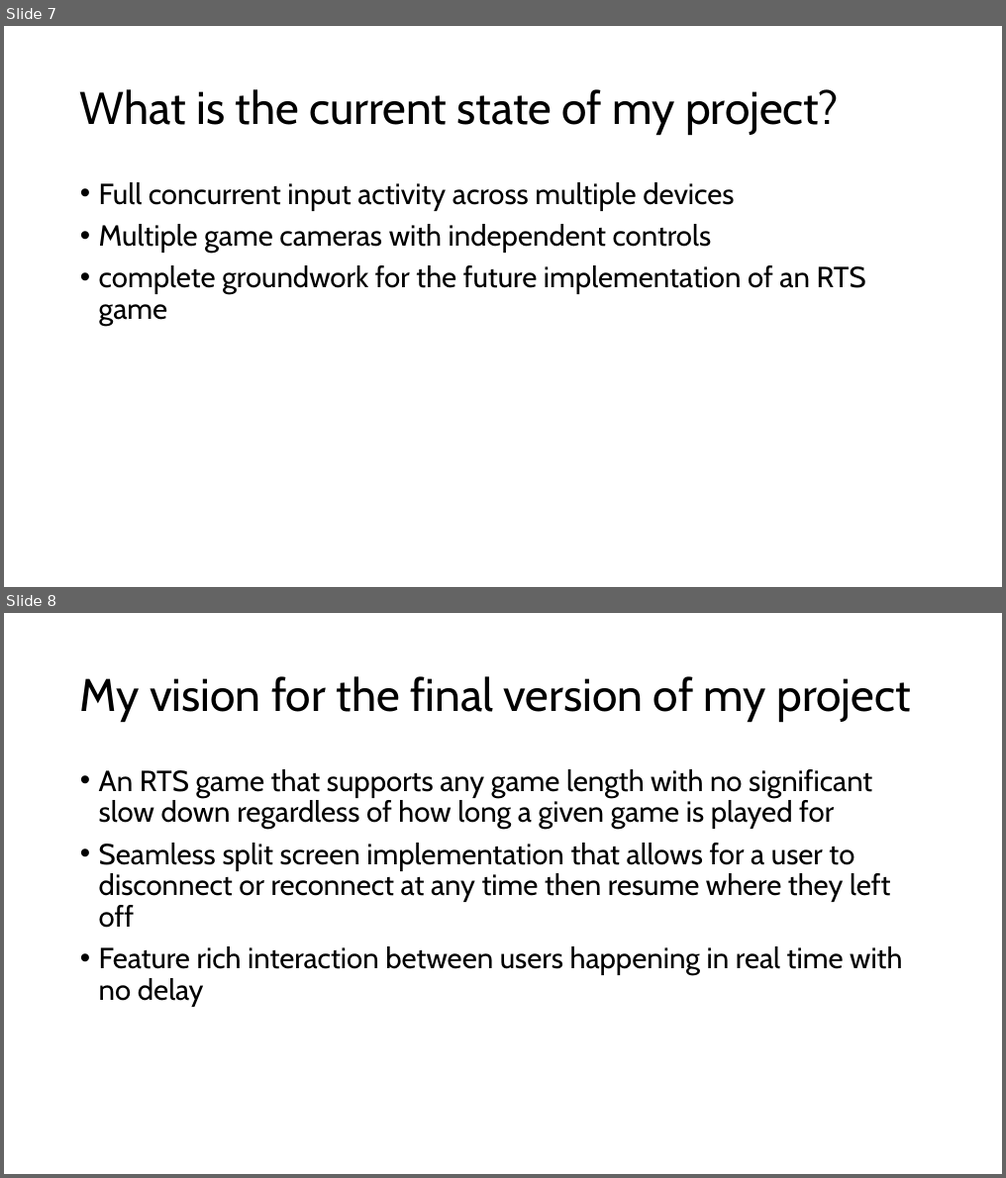
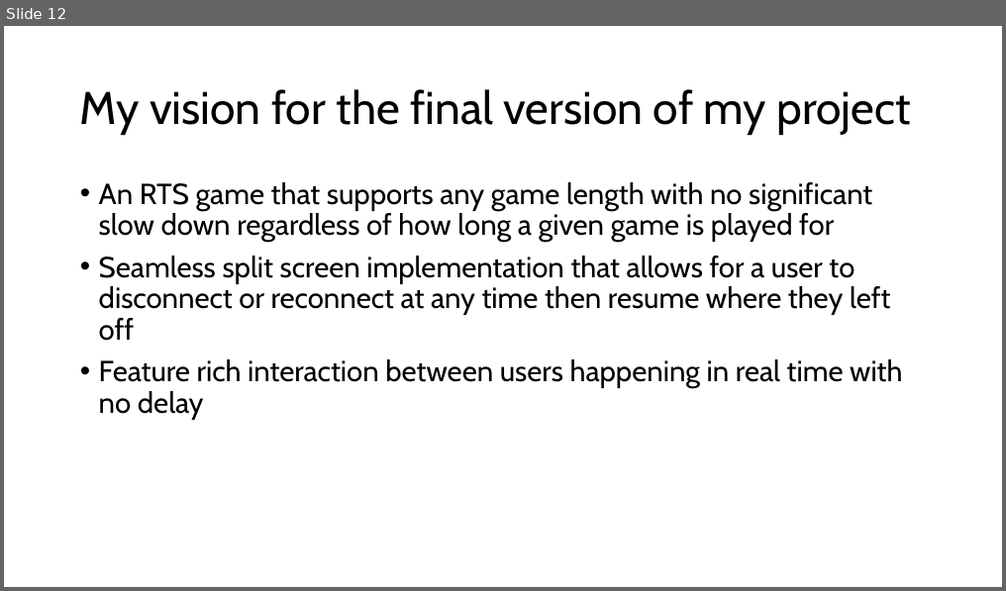
Before and after one commit to Henry-Frodsham/RTS-LCM-Game, a slide deck: documents/Henry Frodsham FYP.pptx. Shown one above the other, each under a label of ours: slides 7 and 8 before the commit, slide 12 after it. The pictures are 1006x1178 and 1006x591 pixels, drawn with LibreOffice and Linux fonts; fonts in the diff are those of the drawing. Boxes give left, top, right and bottom in pixels: in the first picture for what was removed or moved away, otherwise in the second. Text is boxed around its words. In the diff, an @@ line names an element or a change of style, - is before the commit and + after.

Commit message:
presentation update, demo implementation with seperate game instances and LCM, updated demo cube to use automatic aspect ratio to prevent scaling issues, updated device handling to configure new devices that are plugged in

```diff
--- a/documents/Henry Frodsham FYP.pptx
+++ b/documents/Henry Frodsham FYP.pptx
@@ slide 7 removed at (x1=4, y1=26, x2=1002, y2=587), background #FFFFFF @@
@@ title removed at (x1=80, y1=89, x2=839, y2=135) @@
-What is the current state of my project?
@@ text removed at (x1=99, y1=182, x2=866, y2=326) @@
-• Full concurrent input activity across multiple devices
-• Multiple game cameras with independent controls
-• complete groundwork for the future implementation of an RTS game
@@ what was slide 8 is now slide 12 @@
```
Also in this commit, not shown: 3 slides changed, 8 slides added, 3 other slides removed, 12 other files.
